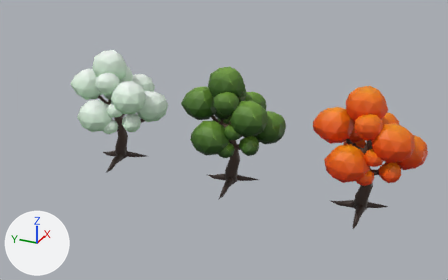
The Blender file env_tree_extra_StellaTan_01.blend: old version first, new version second.
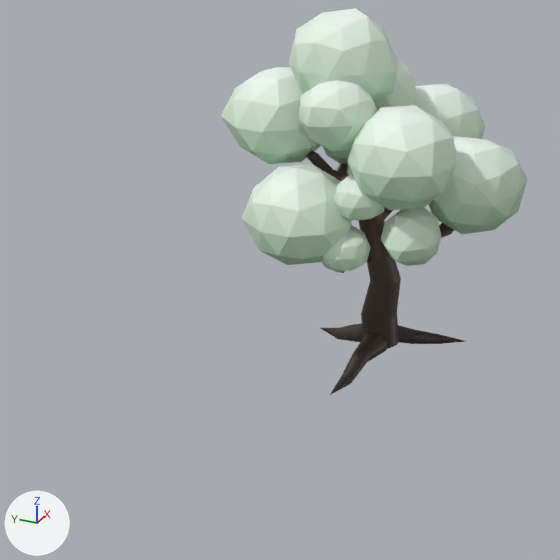
Old and new are each drawn whole from a 50 mm camera at (-59.5, -25.9, 35.3) aimed at (1.1, 1.4, 5.0) and again close up on the part from 0% to 40% of the width and 17% to 81% of the height. Lighting does not change. The marker at lower left points along +X, +Y and +Z. The last two pictures show the newer version.

In view in the first close-up: 'snow_leaves', 'snow_trunk'.
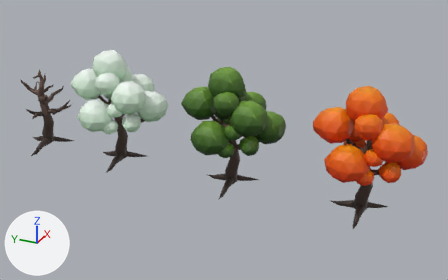
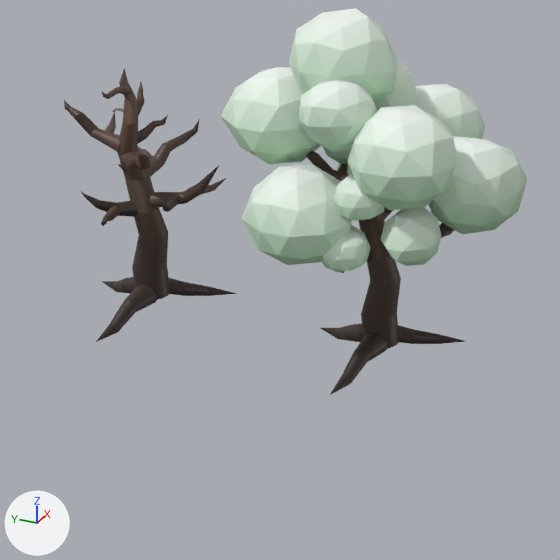
Boxes (x1, y1, x2, y2) around the edits, measured in the close-ups (560 x 560 px):
'snow_trunk.001', added: after (64, 68, 237, 342)

The change, as a diff of the scene's bpy script:
```diff
--- a/env_tree_extra_StellaTan_01.blend.py
+++ b/env_tree_extra_StellaTan_01.blend.py
@@ me_icosphere_006 @@
+me_icosphere_006.from_pydata(...)  # 2420 vertices, 2403 faces; spans x -2.34..2.18, y -2.11..2.42, z -2.78..3.86
+me_icosphere_006.materials.append(mat_material_001)  # picture img_color_palette_png
@@ ob_snow_trunk_001 @@
+ob_snow_trunk_001 = bpy.data.objects.new('snow_trunk.001', me_icosphere_006)
+ob_snow_trunk_001.location = (0.0, 26.48, 4.36)
+ob_snow_trunk_001.scale = (1.65, 1.65, 1.65)
```
